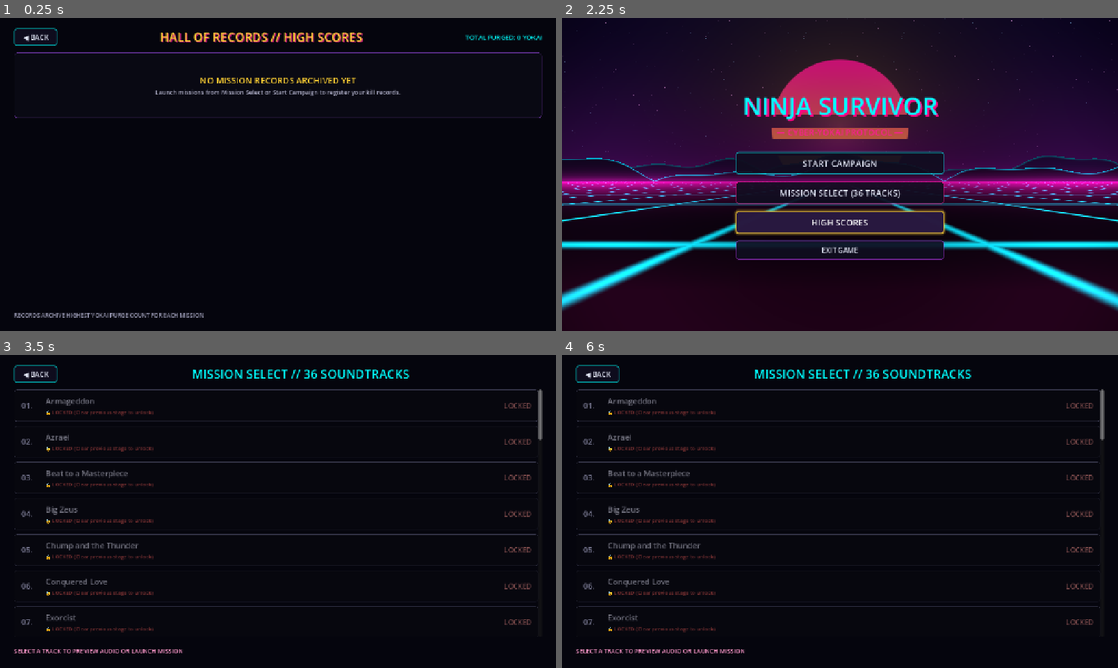
Above: before the commit, frames 1-4 (two rows, left to right).
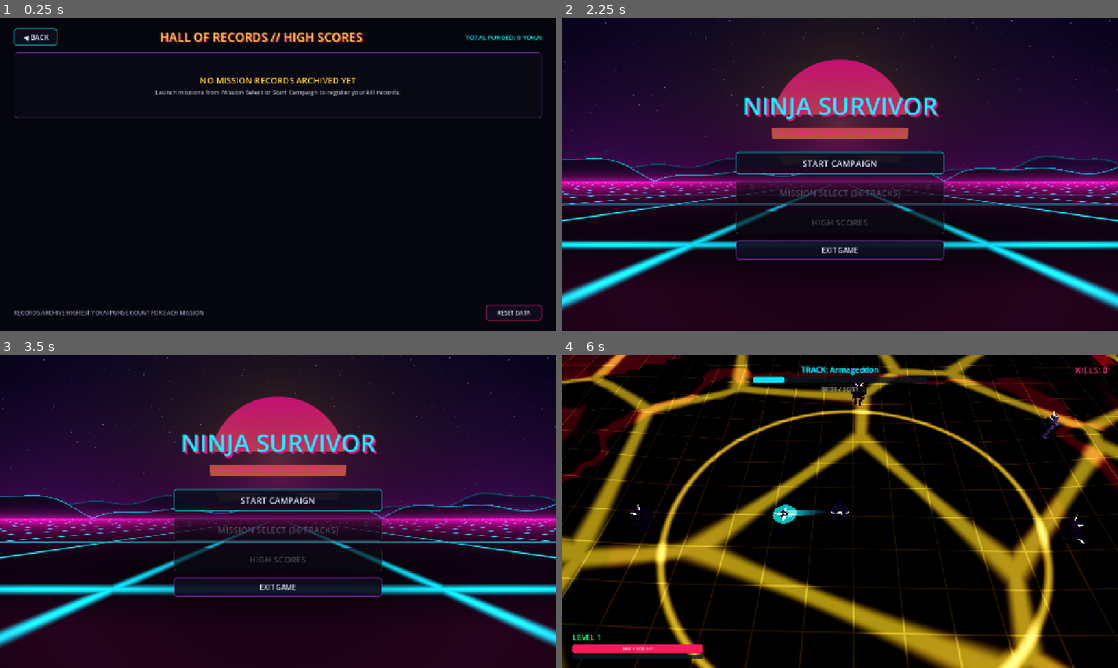
Above: after the commit, the same moments.

Repository: leouofa/ninja-survivor
Game: Godot game, scene res://scenes/menu/HighScoresScreen.tscn
Same seed, same stepped clock (60 frames per second), same inputs: the game is played once before the commit and once after it. This scene is started directly instead of the project's main scene.
Inputs (mouse positions are in pixels of both pictures, inside the frame that each line leads up to):
- Up to frame 1 (0.25 s): no input
- Up to frame 2 (2.25 s): click (1073, 312) at 0.5 s, where only the run after the commit has a clickable "RESET DATA"; click (1084, 312) at 1.25 s, where only the run after the commit has a clickable "CANCEL"; click "◀ BACK" at 2 s
- Up to frame 3 (3.5 s): click (278, 530) at 2.75 s, where only the run before the commit has a clickable "MISSION SELECT (36 TRACKS)"
- Up to frame 4 (6 s): click (840, 498) at 3.5 s, where only the run after the commit has a clickable "START CAMPAIGN"; tap Enter at 4.25 s; move the mouse to (962, 495) at 4.27 s; hold Right (move_right) 4.28-5 s; tap Space (dash) at 4.35 s; click (912, 574) at 5 s, where only the run after the commit has a clickable "LEVEL SELECT"; click (1062, 405) at 5.75 s, where only the run after the commit has a clickable "LAUNCH RUN"

The runs differ from the first frame. In frame 1, 0.8% of the frame differs, in the area x 2-98%, y 91-97%; in frame 2, 4.6%; in frame 3, 59%, in the area x 0-100%, y 0-100%; in frame 4, 34%.

Commit message:
implemented game reset

Diff:
--- a/scenes/menu/HighScoresScreen.tscn
+++ b/scenes/menu/HighScoresScreen.tscn
@@ -79,11 +79,41 @@
 theme_override_constants/separation = 10
 
 [node name="BottomBar" type="HBoxContainer" parent="MarginContainer/VBoxContainer"]
-custom_minimum_size = Vector2(0, 24)
+custom_minimum_size = Vector2(0, 36)
 layout_mode = 2
 
 [node name="InfoLabel" type="Label" parent="MarginContainer/VBoxContainer/BottomBar"]
 layout_mode = 2
+size_flags_horizontal = 3
 theme_override_colors/font_color = Color(0.6, 0.6, 0.7, 1)
 theme_override_font_sizes/font_size = 13
 text = "RECORDS ARCHIVE HIGHEST YOKAI PURGE COUNT FOR EACH MISSION"
+
+[node name="ResetBtn" type="Button" parent="MarginContainer/VBoxContainer/BottomBar"]
+custom_minimum_size = Vector2(130, 36)
+layout_mode = 2
+theme_override_font_sizes/font_size = 13
+text = "RESET DATA"
+
+[node name="ConfirmResetHBox" type="HBoxContainer" parent="MarginContainer/VBoxContainer/BottomBar"]
+visible = false
+layout_mode = 2
+theme_override_constants/separation = 12
+
+[node name="ConfirmPromptLabel" type="Label" parent="MarginContainer/VBoxContainer/BottomBar/ConfirmResetHBox"]
+layout_mode = 2
+theme_override_colors/font_color = Color(1, 0.2, 0.4, 1)
+theme_override_font_sizes/font_size = 13
+text = "RESET ALL PROGRESS & SCORES?"
+
+[node name="ConfirmResetBtn" type="Button" parent="MarginContainer/VBoxContainer/BottomBar/ConfirmResetHBox"]
+custom_minimum_size = Vector2(120, 36)
+layout_mode = 2
+theme_override_font_sizes/font_size = 13
+text = "CONFIRM WIPE"
+
+[node name="CancelResetBtn" type="Button" parent="MarginContainer/VBoxContainer/BottomBar/ConfirmResetHBox"]
+custom_minimum_size = Vector2(80, 36)
+layout_mode = 2
+theme_override_font_sizes/font_size = 13
+text = "CANCEL"
--- a/scripts/autoload/GameManager.gd
+++ b/scripts/autoload/GameManager.gd
@@ -95,10 +95,6 @@
 		"ambient_color": [0.03, 0.02, 0.08, 1.0],
 	}
 
-	# If no save yet, default unlock the first track (e.g. Armageddon / Olympus Mainframe)
-	if tracks_list.size() > 0 and unlocked_tracks.is_empty():
-		unlocked_tracks.append(tracks_list[0]["title"])
-
 func is_track_unlocked(track_title: String) -> bool:
 	return track_title in unlocked_tracks
 
@@ -200,6 +196,24 @@
 			total += int(data.get("kills", 0))
 	return total
 
+func has_beaten_any_level() -> bool:
+	for title in high_scores.keys():
+		var data = high_scores[title]
+		if data is Dictionary and data.get("cleared", false) == true:
+			return true
+	return false
+
+func reset_game_data() -> void:
+	if FileAccess.file_exists(SAVE_PATH):
+		DirAccess.remove_absolute(SAVE_PATH)
+	high_scores.clear()
+	unlocked_tracks.clear()
+	if tracks_list.size() > 0:
+		unlocked_tracks.append(tracks_list[0]["title"])
+	player_kills = 0
+	player_damage_dealt = 0.0
+	run_elapsed_time = 0.0
+
 func save_game_data() -> void:
 	var data = {
 		"unlocked_tracks": unlocked_tracks,
@@ -211,6 +225,8 @@
 
 func load_save_data() -> void:
 	if not FileAccess.file_exists(SAVE_PATH):
+		if tracks_list.size() > 0 and not tracks_list[0]["title"] in unlocked_tracks:
+			unlocked_tracks.append(tracks_list[0]["title"])
 		return
 	var file = FileAccess.open(SAVE_PATH, FileAccess.READ)
 	if file:
--- a/scripts/ui/HighScoresScreen.gd
+++ b/scripts/ui/HighScoresScreen.gd
@@ -5,10 +5,21 @@
 @onready var back_btn: Button = $MarginContainer/VBoxContainer/TopBar/BackBtn
 @onready var total_kills_label: Label = $MarginContainer/VBoxContainer/TopBar/TotalKillsLabel
 @onready var scores_container: VBoxContainer = $MarginContainer/VBoxContainer/ScrollContainer/ScoresVBox
+@onready var reset_btn: Button = $MarginContainer/VBoxContainer/BottomBar/ResetBtn
+@onready var confirm_reset_hbox: HBoxContainer = $MarginContainer/VBoxContainer/BottomBar/ConfirmResetHBox
+@onready var confirm_reset_btn: Button = $MarginContainer/VBoxContainer/BottomBar/ConfirmResetHBox/ConfirmResetBtn
+@onready var cancel_reset_btn: Button = $MarginContainer/VBoxContainer/BottomBar/ConfirmResetHBox/CancelResetBtn
 
 func _ready() -> void:
 	back_btn.pressed.connect(_on_back_pressed)
+	reset_btn.pressed.connect(_on_reset_pressed)
+	confirm_reset_btn.pressed.connect(_on_confirm_reset_pressed)
+	cancel_reset_btn.pressed.connect(_on_cancel_reset_pressed)
+
 	UIThemeHelper.apply_synthwave_button_style(back_btn, UIThemeHelper.COLOR_CYAN)
+	UIThemeHelper.apply_synthwave_button_style(reset_btn, UIThemeHelper.COLOR_MAGENTA)
+	UIThemeHelper.apply_synthwave_button_style(confirm_reset_btn, UIThemeHelper.COLOR_MAGENTA)
+	UIThemeHelper.apply_synthwave_button_style(cancel_reset_btn, UIThemeHelper.COLOR_CYAN)
 	_update_header()
 	_populate_scores()
 
@@ -162,3 +173,17 @@
 
 func _on_back_pressed() -> void:
 	GameManager.return_to_main_menu()
+
+func _on_reset_pressed() -> void:
+	reset_btn.visible = false
+	confirm_reset_hbox.visible = true
+	cancel_reset_btn.grab_focus()
+
+func _on_cancel_reset_pressed() -> void:
+	confirm_reset_hbox.visible = false
+	reset_btn.visible = true
+	reset_btn.grab_focus()
+
+func _on_confirm_reset_pressed() -> void:
+	GameManager.reset_game_data()
+	GameManager.return_to_main_menu()
--- a/scripts/ui/MainMenu.gd
+++ b/scripts/ui/MainMenu.gd
@@ -16,6 +16,10 @@
 	UIThemeHelper.apply_synthwave_button_style(select_btn, UIThemeHelper.COLOR_MAGENTA)
 	UIThemeHelper.apply_synthwave_button_style(high_scores_btn, UIThemeHelper.COLOR_GOLD)
 	UIThemeHelper.apply_synthwave_button_style(quit_btn, UIThemeHelper.COLOR_PURPLE)
+
+	var has_beaten_levels = GameManager.has_beaten_any_level()
+	select_btn.disabled = not has_beaten_levels
+	high_scores_btn.disabled = not has_beaten_levels
 
 	# Start ambient title synth music if not playing
 	if not AudioManager.music_player.playing:
--- a/scripts/ui/UIThemeHelper.gd
+++ b/scripts/ui/UIThemeHelper.gd
@@ -59,6 +59,7 @@
 	btn.add_theme_color_override("font_color", Color(0.9, 0.92, 0.98))
 	btn.add_theme_color_override("font_hover_color", Color.WHITE)
 	btn.add_theme_color_override("font_pressed_color", accent_color)
+	btn.add_theme_color_override("font_disabled_color", Color(0.4, 0.42, 0.5, 0.65))
 	btn.add_theme_color_override("font_hover_shadow_color", Color(accent_color.r, accent_color.g, accent_color.b, 0.8))
 	btn.add_theme_constant_override("shadow_offset_x", 1)
 	btn.add_theme_constant_override("shadow_offset_y", 1)
--- a/tests/TestRunner.gd
+++ b/tests/TestRunner.gd
@@ -534,5 +534,84 @@
 	bg_inst.queue_free()
 	main_menu_inst.queue_free()
 
+	# --- BEGIN TEST: Title Screen Gating & Game Reset ---
+	print("\n--- BEGIN TEST: Title Screen Gating & Game Reset ---")
+
+	# 1. Test clean state after reset_game_data()
+	GameManager.reset_game_data()
+	assert(GameManager.high_scores.is_empty(), "High scores should be empty after reset")
+	assert(GameManager.has_beaten_any_level() == false, "has_beaten_any_level() must be false after reset")
+	assert(GameManager.unlocked_tracks.size() == 1, "Only initial track should be unlocked after reset")
+	assert(GameManager.unlocked_tracks[0] == GameManager.tracks_list[0]["title"], "Initial track must be first track in manifest")
+	assert(not FileAccess.file_exists(GameManager.SAVE_PATH), "Save file must be removed after reset")
+	print("✓ Clean reset state verified (high_scores empty, first track only unlocked, save file wiped)")
+
+	# 2. Test MainMenu button gating when no levels beaten
+	var gated_menu = load("res://scenes/menu/MainMenu.tscn").instantiate()
+	add_child(gated_menu)
+	var gated_start = gated_menu.find_child("StartBtn", true, false)
+	var gated_select = gated_menu.find_child("SelectBtn", true, false)
+	var gated_scores = gated_menu.find_child("HighScoresBtn", true, false)
+	assert(gated_start != null and gated_start.disabled == false, "StartBtn must remain enabled")
+	assert(gated_select != null and gated_select.disabled == true, "SelectBtn must be disabled when 0 levels beaten")
+	assert(gated_scores != null and gated_scores.disabled == true, "HighScoresBtn must be disabled when 0 levels beaten")
+	assert(gated_select.text == "MISSION SELECT (36 TRACKS)", "SelectBtn text label preserved")
+	assert(gated_scores.text == "HIGH SCORES", "HighScoresBtn text label preserved")
+	gated_menu.queue_free()
+	print("✓ MainMenu gating verified (SelectBtn and HighScoresBtn disabled when no levels beaten)")
+
+	# 3. Test unlocking buttons when a level is beaten
+	var track_to_clear = GameManager.tracks_list[0]["title"]
+	GameManager.mark_level_cleared(track_to_clear, 180.0, 75)
+	assert(GameManager.has_beaten_any_level() == true, "has_beaten_any_level() must be true after clearing a level")
+
+	var unlocked_menu = load("res://scenes/menu/MainMenu.tscn").instantiate()
+	add_child(unlocked_menu)
+	var unl_select = unlocked_menu.find_child("SelectBtn", true, false)
+	var unl_scores = unlocked_menu.find_child("HighScoresBtn", true, false)
+	assert(unl_select != null and unl_select.disabled == false, "SelectBtn must be enabled once a level is beaten")
+	assert(unl_scores != null and unl_scores.disabled == false, "HighScoresBtn must be enabled once a level is beaten")
+	unlocked_menu.queue_free()
+	print("✓ MainMenu gating verified (SelectBtn and HighScoresBtn enabled after level beaten)")
+
+	# 4. Test HighScoresScreen Reset UI and confirmation flow
+	var hs_screen_inst = load("res://scenes/menu/HighScoresScreen.tscn").instantiate()
+	add_child(hs_screen_inst)
+	var reset_btn = hs_screen_inst.find_child("ResetBtn", true, false)
+	var confirm_hbox = hs_screen_inst.find_child("ConfirmResetHBox", true, false)
+	var confirm_btn = hs_screen_inst.find_child("ConfirmResetBtn", true, false)
+	var cancel_btn = hs_screen_inst.find_child("CancelResetBtn", true, false)
+	assert(reset_btn != null and reset_btn.visible == true, "ResetBtn must exist and be visible initially")
+	assert(confirm_hbox != null and confirm_hbox.visible == false, "ConfirmResetHBox must exist and be hidden initially")
+
+	# Test prompt trigger & cancellation
+	hs_screen_inst._on_reset_pressed()
+	assert(reset_btn.visible == false, "ResetBtn must be hidden during confirmation")
+	assert(confirm_hbox.visible == true, "ConfirmResetHBox must be visible during confirmation")
+
+	hs_screen_inst._on_cancel_reset_pressed()
+	assert(reset_btn.visible == true, "ResetBtn must restore after cancellation")
+	assert(confirm_hbox.visible == false, "ConfirmResetHBox must hide after cancellation")
+
+	# Verify button connections
+	assert(confirm_btn.pressed.is_connected(hs_screen_inst._on_confirm_reset_pressed), "Confirm button must connect to _on_confirm_reset_pressed")
+	assert(cancel_btn.pressed.is_connected(hs_screen_inst._on_cancel_reset_pressed), "Cancel button must connect to _on_cancel_reset_pressed")
+	hs_screen_inst.queue_free()
+	print("✓ HighScoresScreen reset UI and confirmation flow verified")
+
+	# 5. Verify reset_game_data() and MainMenu re-gating after wipe
+	GameManager.reset_game_data()
+	assert(GameManager.has_beaten_any_level() == false, "has_beaten_any_level() must be false after confirm wipe")
+	assert(GameManager.high_scores.is_empty(), "high_scores must be empty after confirm wipe")
+
+	var regated_menu = load("res://scenes/menu/MainMenu.tscn").instantiate()
+	add_child(regated_menu)
+	var reg_select = regated_menu.find_child("SelectBtn", true, false)
+	var reg_scores = regated_menu.find_child("HighScoresBtn", true, false)
+	assert(reg_select.disabled == true, "SelectBtn must be re-disabled after reset")
+	assert(reg_scores.disabled == true, "HighScoresBtn must be re-disabled after reset")
+	regated_menu.queue_free()
+	print("✓ MainMenu re-gating after reset verified")
+
 	print("\n--- ALL TESTS PASSED SUCCESSFULLY ---")
 	get_tree().quit(0)
